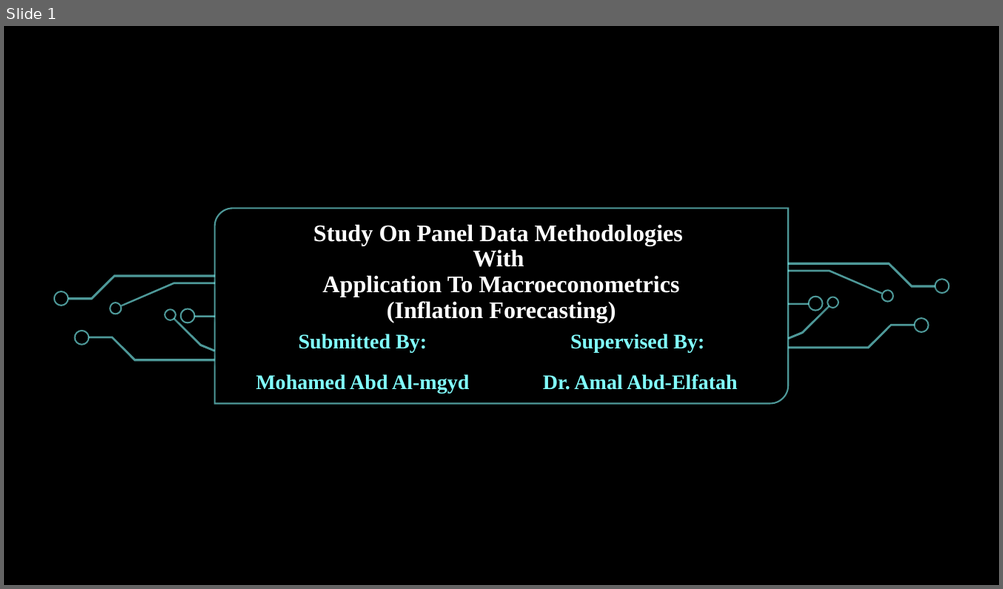
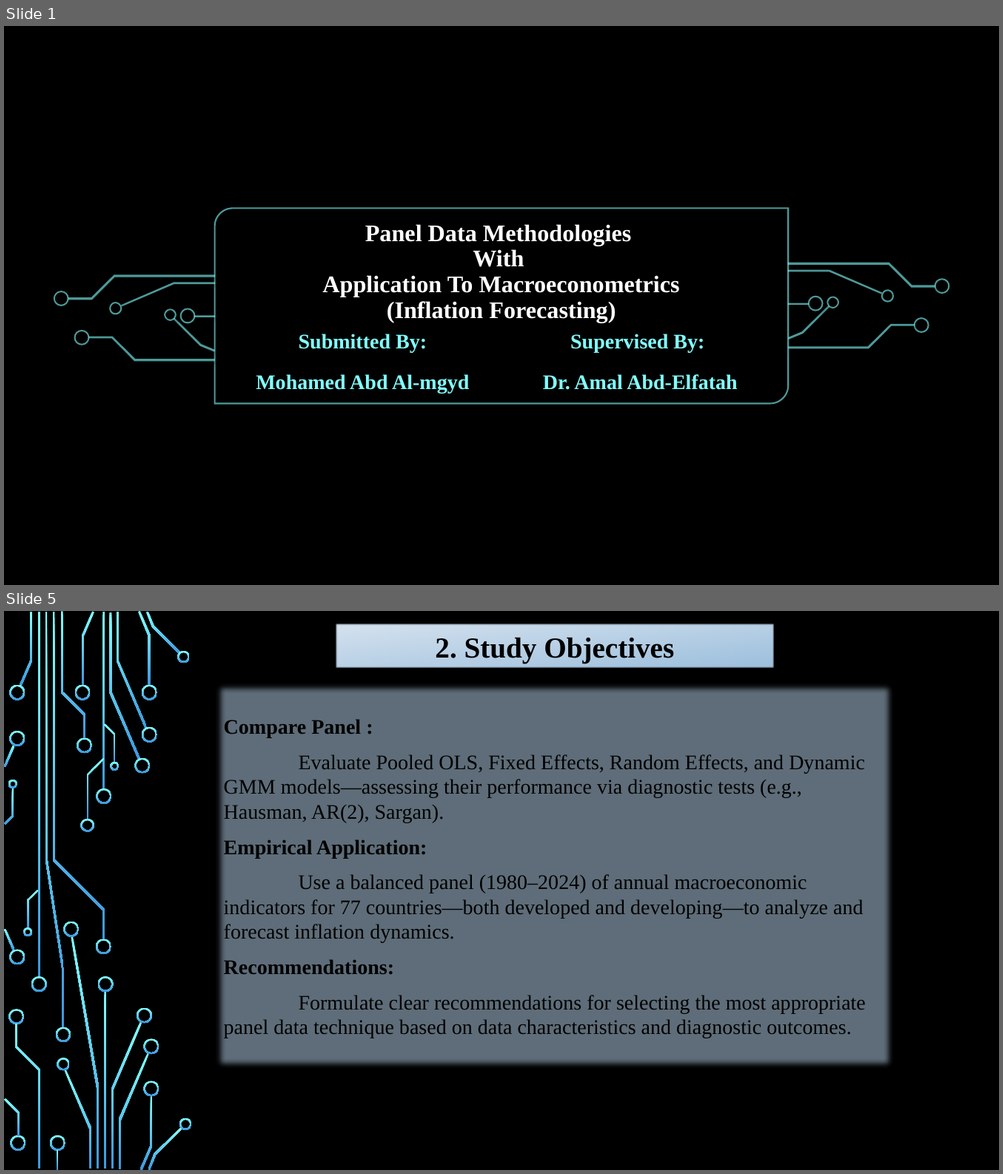
Before and after one commit to MohamedataS/Inflation-Forecasting-PanelModels, a slide deck: 07-Report/Presentation.pptx. Shown one above the other, each under a label of ours: slide 1 before the commit, slides 1 and 5 after it; the slides between them are not shown. The pictures are 1003x589 and 1003x1174 pixels, drawn with LibreOffice and Linux fonts; fonts in the diff are those of the drawing; background and template pictures are left out. Boxes give left, top, right and bottom in pixels: in the first picture for what was removed or moved away, otherwise in the second. Text is boxed around its words. In the diff, an @@ line names an element or a change of style, - is before the commit and + after.

```diff
--- a/07-Report/Presentation.pptx
+++ b/07-Report/Presentation.pptx
@@ slide 5 added at [4, 611, 999, 1170], background picture (left out); not listed: 20 template elements that a slide beside it also shows @@
@@ title added at [336, 624, 774, 668], fill gradient #D7E4F0 to #9EC0DF, 28 pt, text #000000, bold @@
+2. Study Objectives
@@ subtitle added at [216, 684, 893, 1069], fill #BEDCF4 at 50% opacity, outline #BEDCF4 0.75 pt, 20 pt, text #000000 @@
+Compare Panel :
+Evaluate Pooled OLS, Fixed Effects, Random Effects, and Dynamic GMM models—assessing their performance via diagnostic tests (e.g., Hausman, AR(2), Sargan).
+Empirical Application:
+Use a balanced panel (1980–2024) of annual macroeconomic indicators for 77 countries—both developed and developing—to analyze and forecast inflation dynamics.
+Recommendations:
+Formulate clear recommendations for selecting the most appropriate panel data technique based on data characteristics and diagnostic outcomes.
@@ group added at [8, 612, 192, 1169]: 34 freeform shapes @@
@@ slide 1 changed as well @@
@@ title at [322, 224, 680, 323]: text changed @@
-Study On Panel Data Methodologies
-With
-Application To Macroeconometrics
-(Inflation Forecasting)
+Panel Data Methodologies
+With
+Application To Macroeconometrics
+(Inflation Forecasting)
```
Also in this commit, not shown: 23 other slides added, 1 slide removed, 9 other files.
